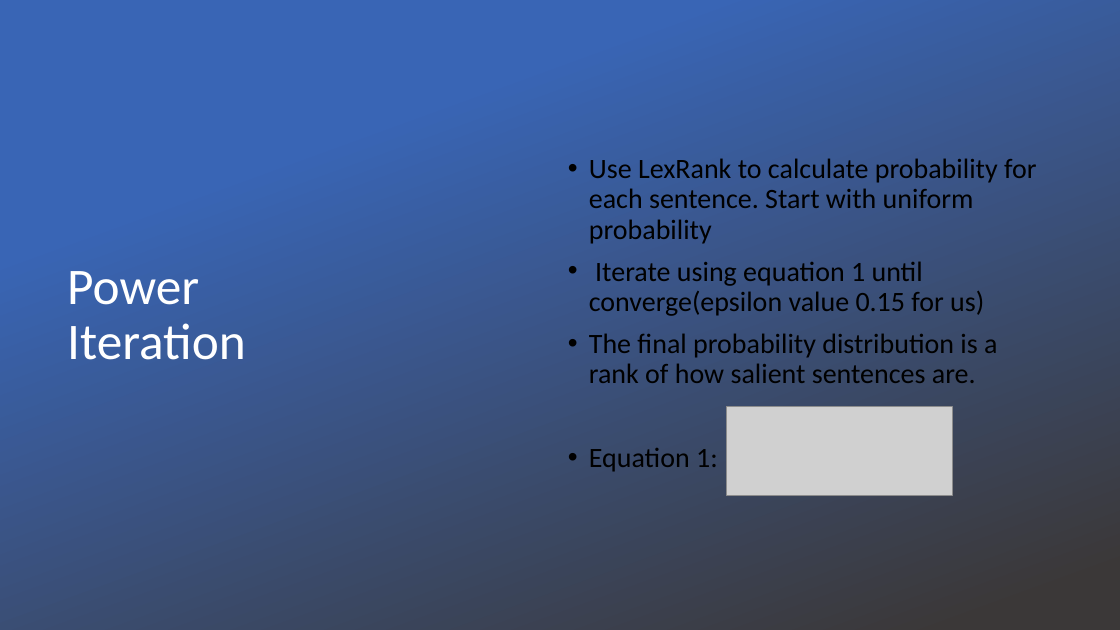
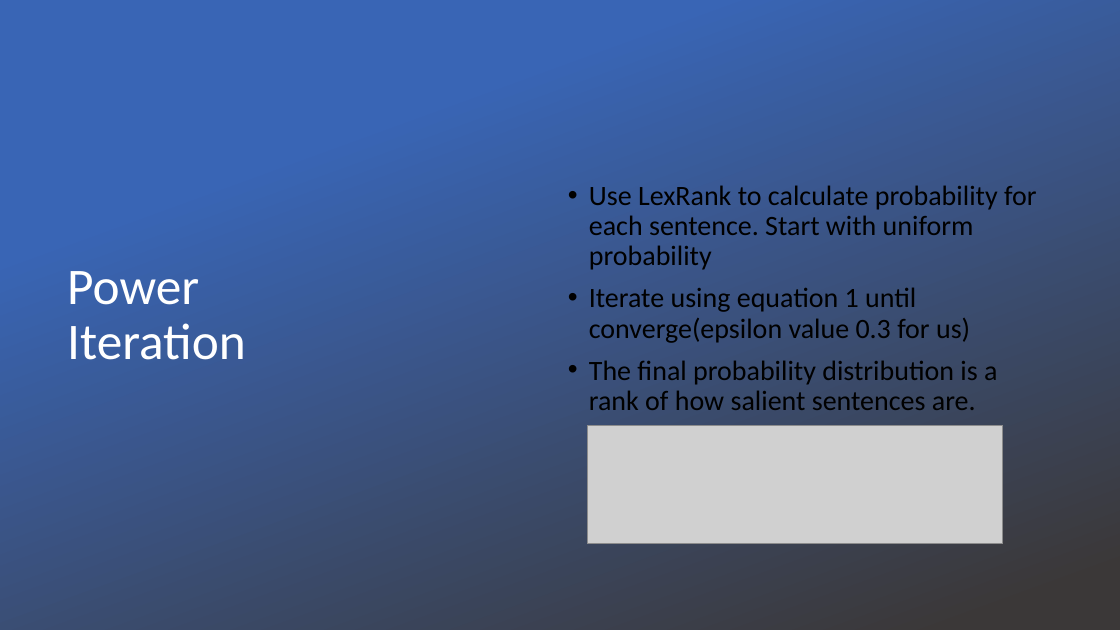
Before and after one commit to cadiem/LING573SP20, a slide deck: slide 9 of doc/D2.pptx (slide 8 before the commit). Drawn at 1120x630 pixels with LibreOffice and Linux fonts; fonts in the diff are those of the drawing; grey boxes stand for pictures; background and template pictures are left out. Boxes give left, top, right and bottom in pixels: in the first picture for what was removed or moved away, otherwise in the second. Text is boxed around its words. In the diff, an @@ line names an element or a change of style, - is before the commit and + after.

```diff
--- a/doc/D2.pptx
+++ b/doc/D2.pptx
@@ text at (x1=589, y1=287, x2=970, y2=343): text changed @@
-• Iterate using equation 1 until converge(epsilon value 0.15 for us)
+• Iterate using equation 1 until converge(epsilon value 0.3 for us)
@@ picture removed at (x1=727, y1=407, x2=953, y2=496) @@
@@ picture added at (x1=587, y1=425, x2=1003, y2=544) @@
@@ text at (x1=589, y1=448, x2=718, y2=472): paragraph removed @@
-• Equation 1:
```
Also in this commit, not shown: 11 other slides changed, 3 slides added, 2 slides removed, 1 other file.
